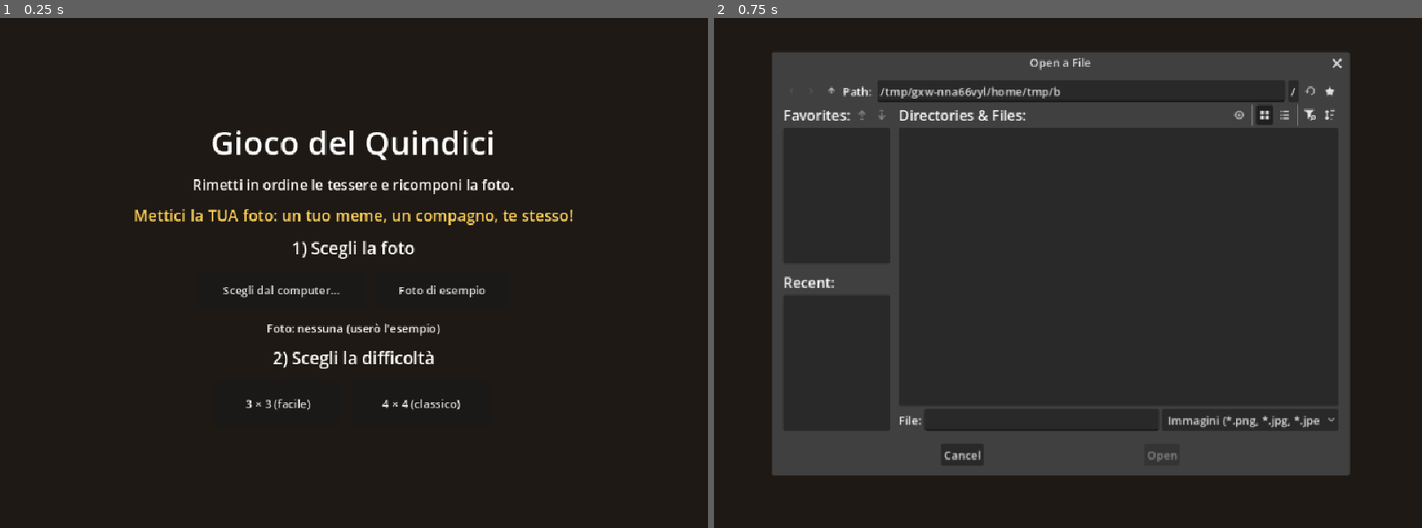
Above: before the commit, frames 1-2 (left to right).
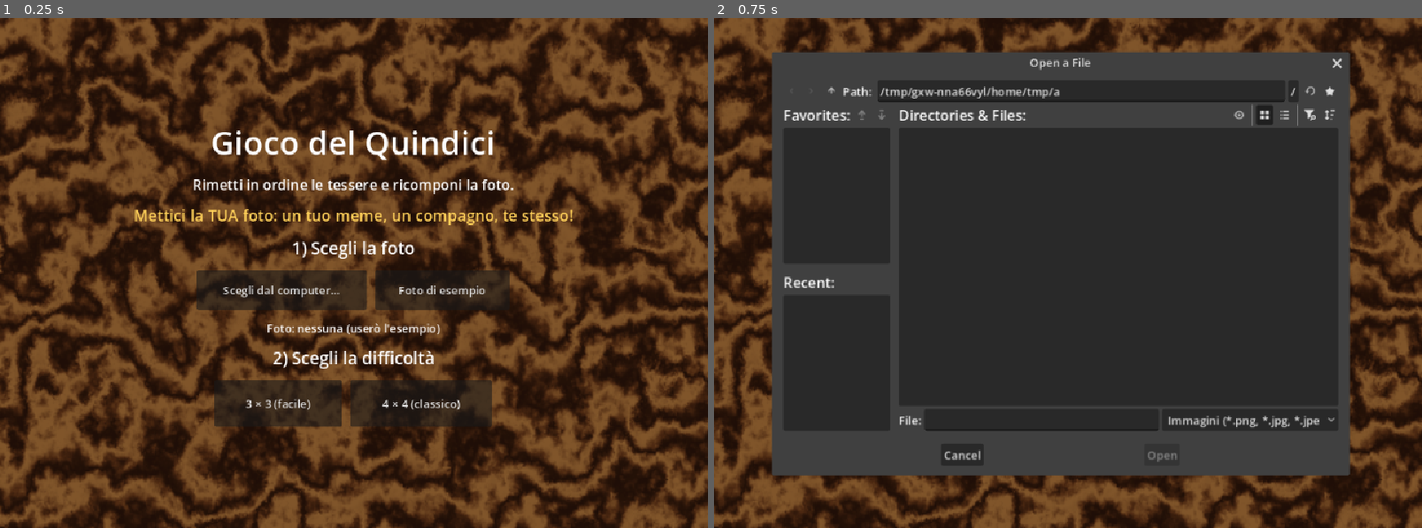
Above: after the commit, the same moments.

Repository: nicolaregge-pulse/corso-godot
Game: Godot game, scene res://main.tscn
Two runs of this game, one before a commit and one after it. Both use one fixed random seed, a clock stepped at 60 frames per second and the inputs below.
Inputs:
- Up to frame 1 (0.25 s): no input
- Up to frame 2 (0.75 s): click "Scegli dal computer…" at 0.5 s

The runs differ from the first frame. In frame 1, 65% of the frame differs, in the area x 0-100%, y 0-100%; in frame 2, 22%.

Commit message:
Gioco del quindici: legno pregiato/radica per cornice e fondo
Bordo (cornice) e fondo (tavolo) ora sono legno vero, generato dal
codice con FastNoiseLite (niente file immagine da scaricare):
- fondo: tavola con venature lunghe + velo scuro per far risaltare il quadro
- cornice: radica figurata, con un sottile bordo scuro per la profondità
Tinte dal cioccolato scuro all'ambra dorata.

Co-Authored-By: Claude Opus 4.8 <noreply@anthropic.com>
Claude-Session: https://claude.ai/code/session_01Vq5FU5TvjomBhpm5HhNzUc

Diff:
--- a/gioco-del-quindici/main.gd
+++ b/gioco-del-quindici/main.gd
@@ -38,7 +38,9 @@
 var _mosse: int = 0
 var _vinto: bool = false
 var _tavola: Control
-var _cornice: Panel
+var _cornice: TextureRect
+var _tex_tavolo: Texture2D       # legno del fondo (tavolo)
+var _tex_radica: Texture2D       # legno pregiato/radica della cornice
 var _hud: Label
 var _menu: Control
 var _stato_foto: Label
@@ -49,11 +51,21 @@
 func _ready() -> void:
 	randomize()
 	set_anchors_preset(Control.PRESET_FULL_RECT)
-	var bg := ColorRect.new()
-	bg.color = COL_SFONDO
+	# Il FONDO: una tavola di legno vero (venature lunghe), generata dal codice.
+	_tex_tavolo = _texture_legno(480, 300, 101, false)
+	var bg := TextureRect.new()
+	bg.texture = _tex_tavolo
 	bg.set_anchors_preset(Control.PRESET_FULL_RECT)
+	bg.expand_mode = TextureRect.EXPAND_IGNORE_SIZE
+	bg.stretch_mode = TextureRect.STRETCH_SCALE
 	bg.mouse_filter = Control.MOUSE_FILTER_IGNORE
 	add_child(bg)
+	# Un velo scuro leggero, così il quadro e le scritte risaltano sul legno.
+	var velo := ColorRect.new()
+	velo.color = Color(0, 0, 0, 0.30)
+	velo.set_anchors_preset(Control.PRESET_FULL_RECT)
+	velo.mouse_filter = Control.MOUSE_FILTER_IGNORE
+	add_child(velo)
 	_mostra_menu()
 
 
@@ -170,6 +182,58 @@
 			var a := Color.from_hsv(float(x) / s, 0.55, 0.98)
 			var b := Color.from_hsv(float(y) / s, 0.75, 0.90)
 			img.set_pixel(x, y, a.lerp(b, 0.5))
+	return ImageTexture.create_from_image(img)
+
+
+func _texture_legno(w: int, h: int, semi: int, radica: bool) -> Texture2D:
+	# Disegna un legno pregiato dal nulla: niente foto da scaricare.
+	#  - radica = true  -> venature che vorticano, gli "occhi" della radica (cornice)
+	#  - radica = false -> venature lunghe, come una tavola (fondo/tavolo)
+	var fig := FastNoiseLite.new()
+	fig.seed = semi
+	fig.noise_type = FastNoiseLite.TYPE_SIMPLEX
+	fig.fractal_type = FastNoiseLite.FRACTAL_FBM
+	fig.fractal_octaves = 4
+	if radica:
+		fig.frequency = 0.012
+		fig.domain_warp_enabled = true
+		fig.domain_warp_amplitude = 55.0
+		fig.domain_warp_frequency = 0.012
+	else:
+		fig.frequency = 0.010
+		fig.domain_warp_enabled = true
+		fig.domain_warp_amplitude = 12.0
+		fig.domain_warp_frequency = 0.05
+
+	var grana := FastNoiseLite.new()
+	grana.seed = semi + 17
+	grana.noise_type = FastNoiseLite.TYPE_SIMPLEX
+	grana.frequency = 0.09
+
+	# Colori del legno pregiato: dal cioccolato scuro all'ambra dorata.
+	var scuro := Color(0.18, 0.085, 0.04)
+	var medio := Color(0.43, 0.23, 0.10)
+	var chiaro := Color(0.72, 0.48, 0.24)
+
+	var img := Image.create(w, h, false, Image.FORMAT_RGB8)
+	for y in h:
+		for x in w:
+			var a := fig.get_noise_2d(float(x), float(y))
+			var g := grana.get_noise_2d(float(x), float(y))
+			var v: float
+			if radica:
+				# tante venature che seguono i vortici: gli occhi della radica
+				v = sin(a * 7.0 + g * 1.5) * 0.5 + 0.5
+			else:
+				# venature lunghe quasi orizzontali, come le assi di un tavolo
+				v = sin((float(y) + a * 60.0) * 0.14 + g) * 0.5 + 0.5
+			v = clamp(v + g * 0.08, 0.0, 1.0)
+			var col: Color
+			if v < 0.5:
+				col = scuro.lerp(medio, v * 2.0)
+			else:
+				col = medio.lerp(chiaro, (v - 0.5) * 2.0)
+			img.set_pixel(x, y, col)
 	return ImageTexture.create_from_image(img)
 
 
@@ -230,13 +294,22 @@
 	_cella = lato / _n
 	_origine = Vector2((vp.x - lato) / 2.0, (vp.y - lato) / 2.0 + 24.0)
 
-	# Cornice in legno attorno al quadro
-	_cornice = Panel.new()
-	var sbc := StyleBoxFlat.new()
-	sbc.bg_color = COL_CORNICE
-	sbc.set_corner_radius_all(10)
-	_cornice.add_theme_stylebox_override("panel", sbc)
-	var m := _cella * 0.16
+	# Cornice in RADICA (legno pregiato) attorno al quadro.
+	if _tex_radica == null:
+		_tex_radica = _texture_legno(360, 360, 202, true)
+	var m := _cella * 0.18
+	# Un sottile bordo scuro sotto, per dare profondità alla cornice.
+	var ombra := ColorRect.new()
+	ombra.color = Color(0.05, 0.03, 0.02)
+	ombra.position = _origine - Vector2(m, m) - Vector2(3, 3)
+	ombra.size = Vector2(lato, lato) + Vector2(m, m) * 2.0 + Vector2(6, 6)
+	ombra.mouse_filter = Control.MOUSE_FILTER_IGNORE
+	add_child(ombra)
+
+	_cornice = TextureRect.new()
+	_cornice.texture = _tex_radica
+	_cornice.expand_mode = TextureRect.EXPAND_IGNORE_SIZE
+	_cornice.stretch_mode = TextureRect.STRETCH_SCALE
 	_cornice.position = _origine - Vector2(m, m)
 	_cornice.size = Vector2(lato, lato) + Vector2(m, m) * 2.0
 	_cornice.mouse_filter = Control.MOUSE_FILTER_IGNORE
